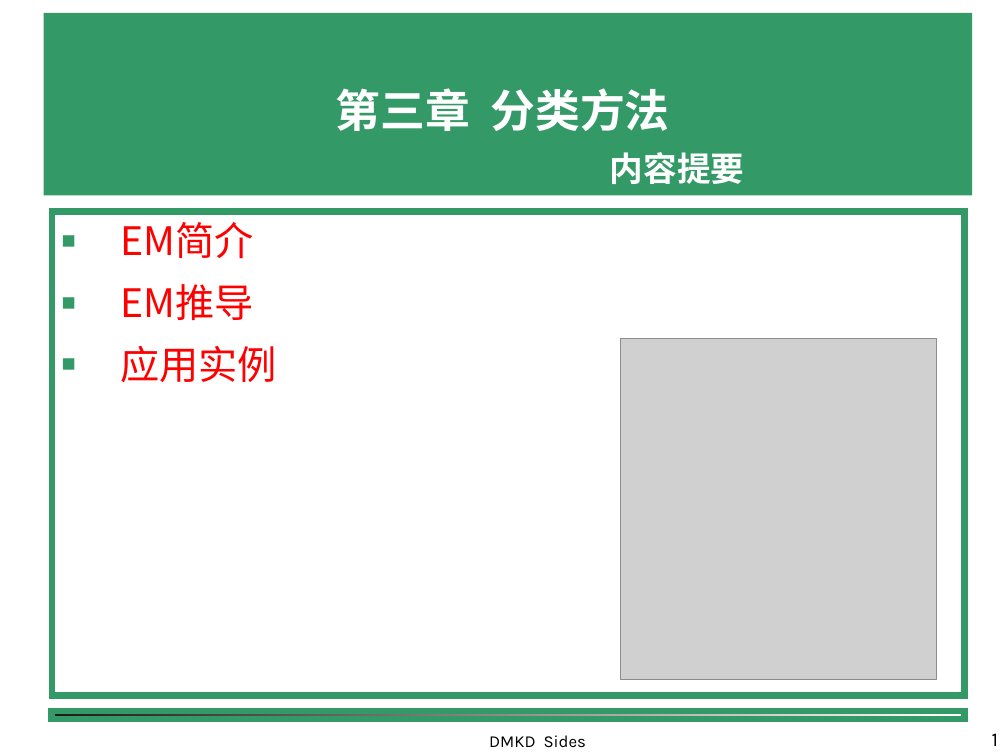
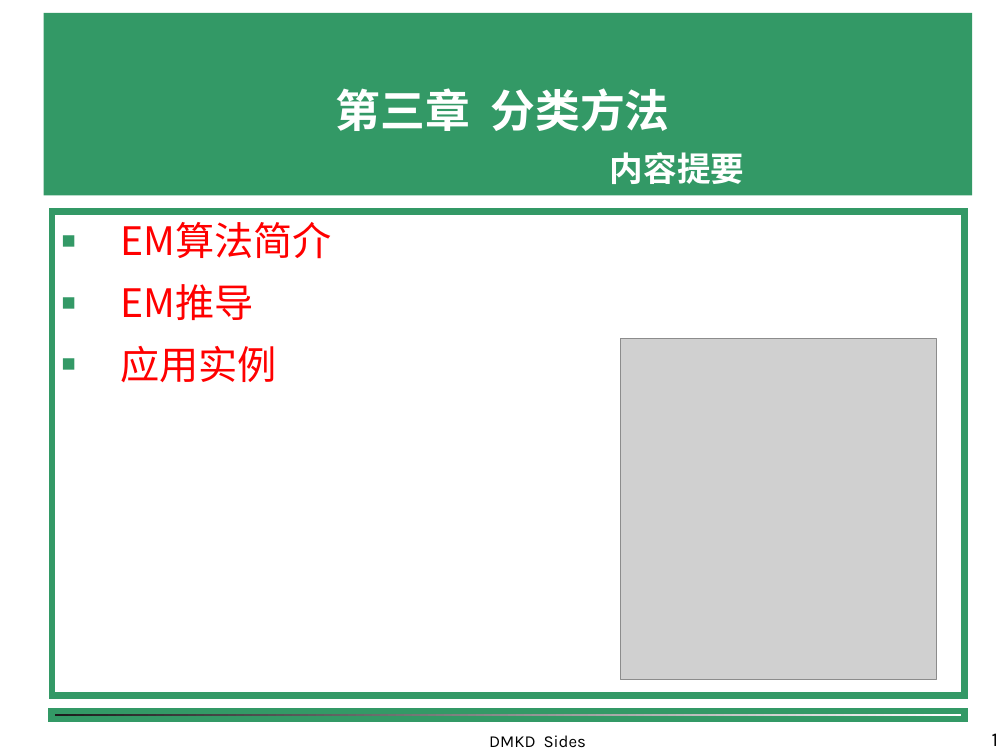
Before and after one commit to shfkuang/shfkuang.github.io, a slide deck: slide 1 of dm/ch4.5.ppt. Drawn at 1008x756 pixels with LibreOffice and Linux fonts; fonts in the diff are those of the drawing; grey boxes stand for pictures; background and template pictures are left out. Boxes give left, top, right and bottom in pixels: in the first picture for what was removed or moved away, otherwise in the second. Text is boxed around its words. In the diff, an @@ line names an element or a change of style, - is before the commit and + after.

```diff
--- a/dm/ch4.5.ppt
+++ b/dm/ch4.5.ppt
@@ text in rectangle at <box>121,222,332,259</box>: text changed @@
-■ EM简介
+■ EM算法简介
```
Also in this commit, not shown: 4 other slides changed, 2 slides added, 4 other files.
